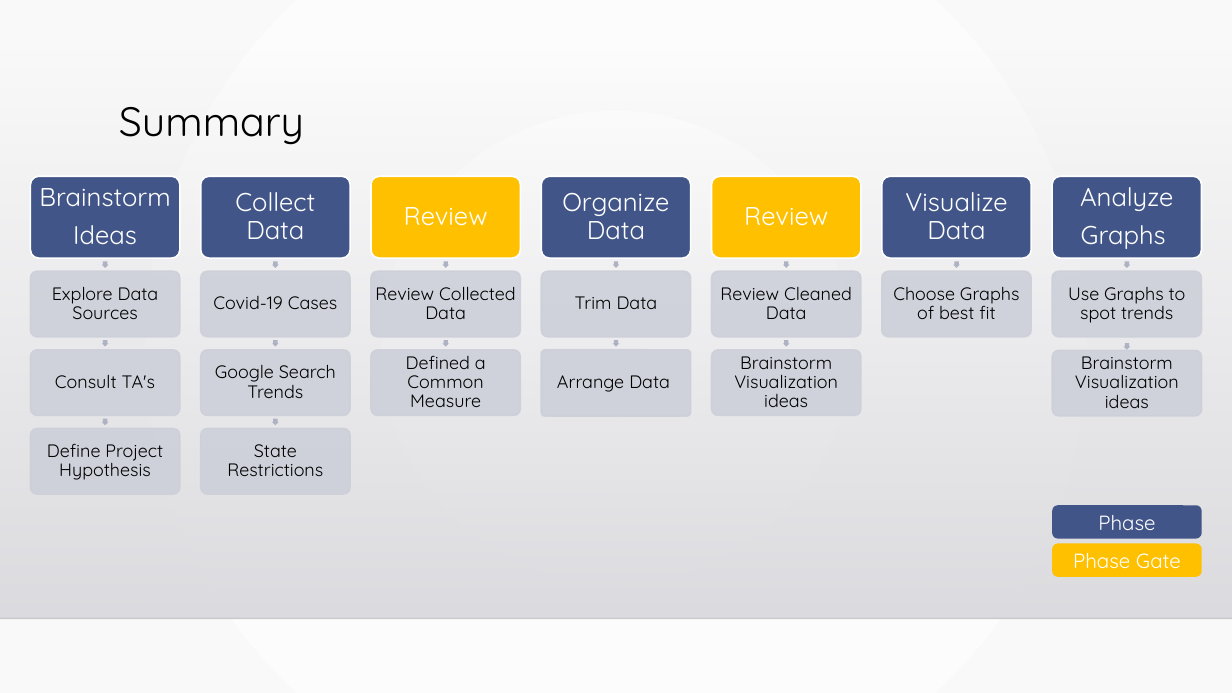
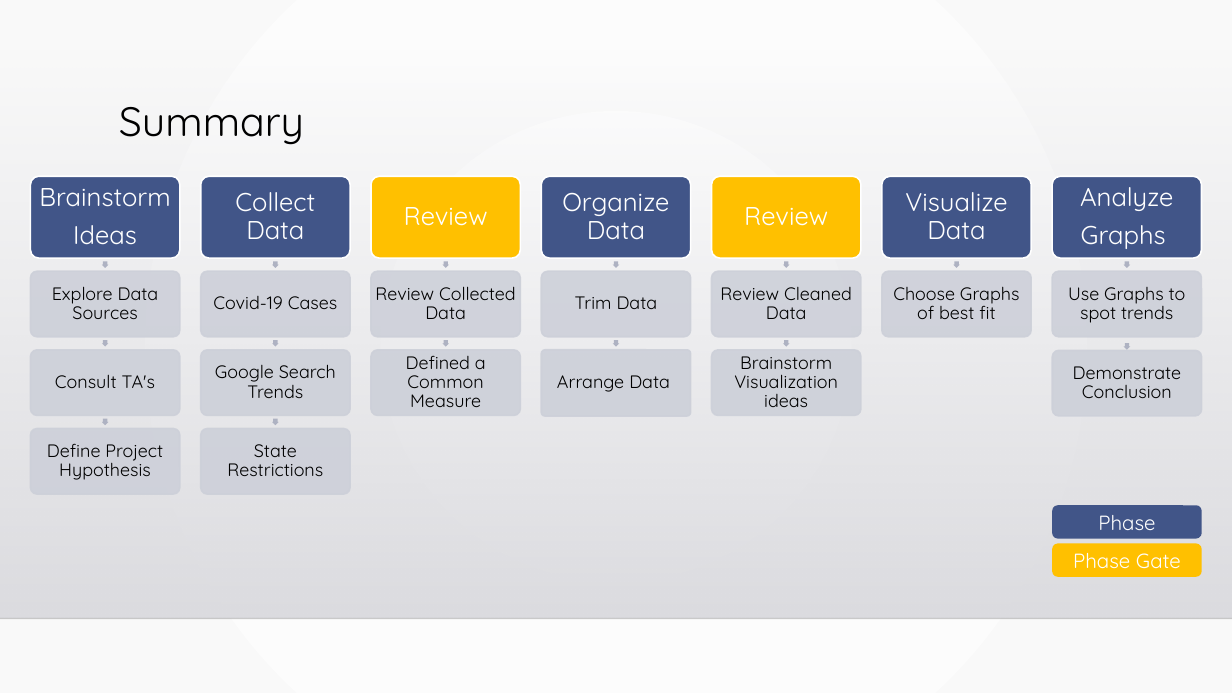
Before and after one commit to sarahDH615/google_trends_covid_project, a slide deck: slide 3 of final/final_presentation.pptx. Drawn at 1232x693 pixels with LibreOffice and Linux fonts; fonts in the diff are those of the drawing; background and template pictures are left out. Boxes give left, top, right and bottom in pixels: in the first picture for what was removed or moved away, otherwise in the second. Text is boxed around its words. In the diff, an @@ line names an element or a change of style, - is before the commit and + after.

```diff
--- a/final/final_presentation.pptx
+++ b/final/final_presentation.pptx
@@ text at <box>1073,366,1182,398</box>: text changed @@
-Brainstorm Visualization ideas
+Demonstrate Conclusion
```
Also in this commit, not shown: 2 other slides changed.
